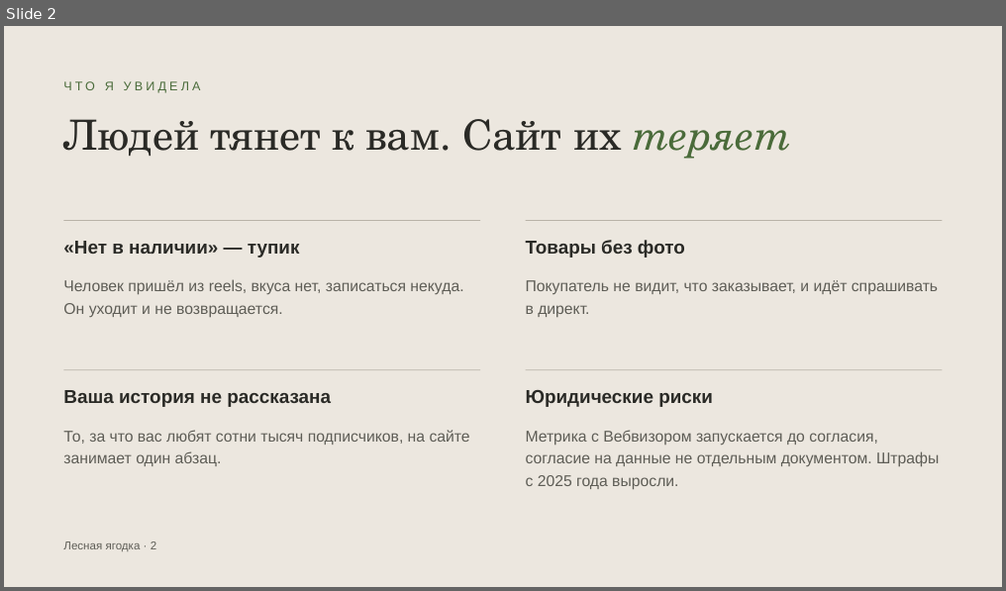
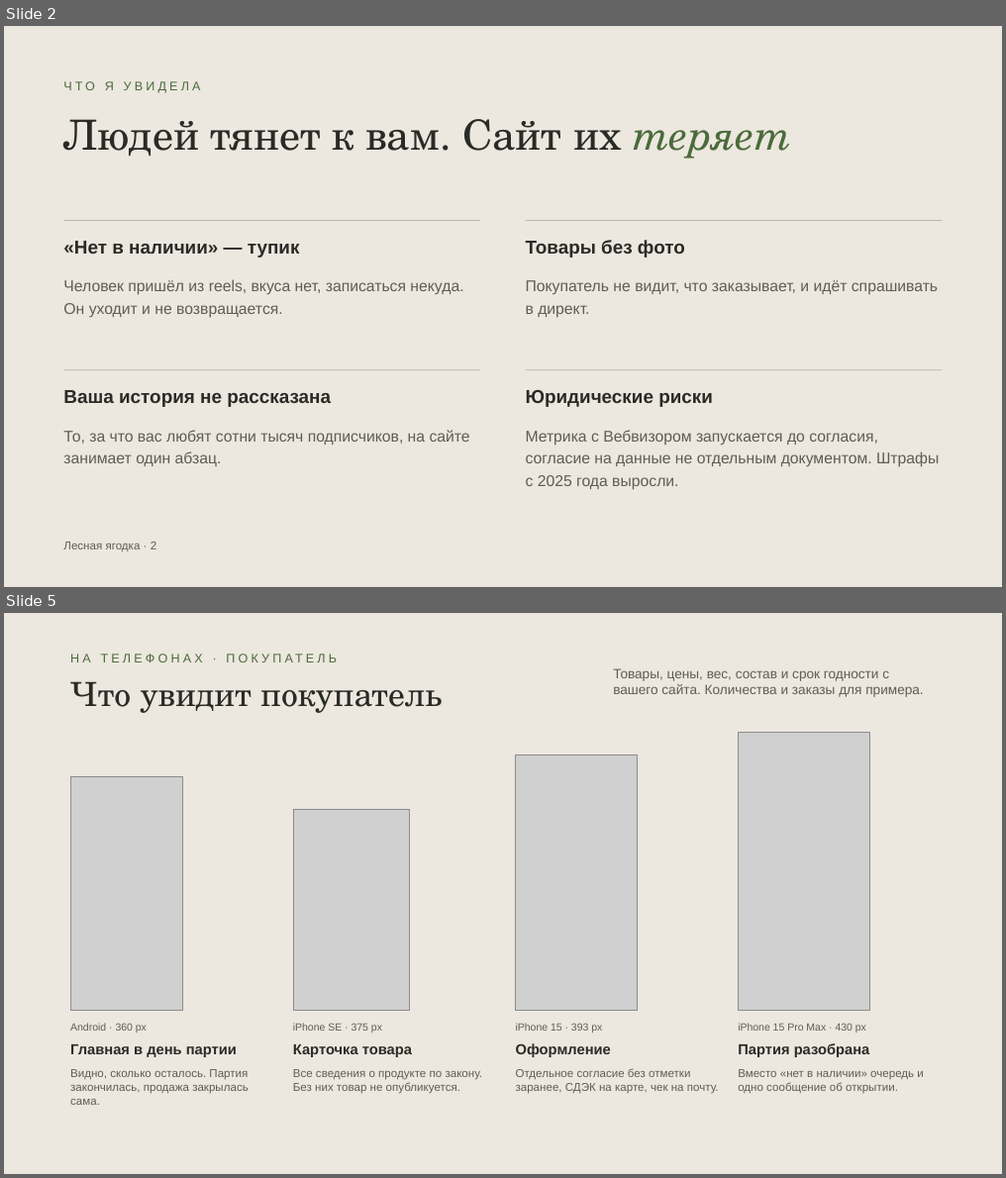
Before and after one commit to ellischment/svoya_ferma, a slide deck: docs/preview/lesnaya-yagodka-predlozhenie.pptx. Shown one above the other, each under a label of ours: slide 2 before the commit, slides 2 and 5 after it; the slides between them are not shown. The pictures are 1006x591 and 1006x1178 pixels, drawn with LibreOffice and Linux fonts; fonts in the diff are those of the drawing; grey boxes stand for pictures. Boxes give left, top, right and bottom in pixels: in the first picture for what was removed or moved away, otherwise in the second. Text is boxed around its words. In the diff, an @@ line names an element or a change of style, - is before the commit and + after.

```diff
--- a/docs/preview/lesnaya-yagodka-predlozhenie.pptx
+++ b/docs/preview/lesnaya-yagodka-predlozhenie.pptx
@@ slide 5 added at [4,613,1002,1174], background #ECE7DF @@
@@ text added at [70,651,539,671], 12 pt, text #4A6B3A @@
+НА ТЕЛЕФОНАХ · ПОКУПАТЕЛЬ
@@ text added at [613,668,923,697], 13 pt, text #5E5D56 @@
+Товары, цены, вес, состав и срок годности с вашего сайта. Количества и заказы для примера.
@@ text added at [70,681,442,713], 32 pt, text #2A2A26 @@
+Что увидит покупатель
@@ picture added at [515,756,637,1011] @@
@@ picture added at [739,733,870,1011] @@
@@ picture added at [70,777,182,1011] @@
@@ picture added at [293,809,409,1011] @@
@@ text added at [70,1023,147,1033], 10 pt, text #5E5D56 @@
+Android · 360 px
@@ text added at [293,1023,382,1033], 10 pt, text #5E5D56 @@
+iPhone SE · 375 px
@@ text added at [516,1023,602,1033], 10 pt, text #5E5D56 @@
+iPhone 15 · 393 px
@@ text added at [738,1023,866,1033], 10 pt, text #5E5D56 @@
+iPhone 15 Pro Max · 430 px
@@ text added at [70,1045,237,1058], 14 pt, text #2A2A26, bold @@
+Главная в день партии
@@ text added at [293,1045,412,1058], 14 pt, text #2A2A26, bold @@
+Карточка товара
@@ text added at [516,1044,611,1058], 14 pt, text #2A2A26, bold @@
+Оформление
@@ text added at [738,1044,870,1058], 14 pt, text #2A2A26, bold @@
+Партия разобрана
@@ text added at [70,1069,249,1105], 11 pt, text #5E5D56 @@
+Видно, сколько осталось. Партия закончилась, продажа закрылась сама.
@@ text added at [293,1069,483,1094], 11 pt, text #5E5D56 @@
+Все сведения о продукте по закону. Без них товар не опубликуется.
@@ text added at [516,1069,719,1094], 11 pt, text #5E5D56 @@
+Отдельное согласие без отметки заранее, СДЭК на карте, чек на почту.
@@ text added at [738,1069,923,1093], 11 pt, text #5E5D56 @@
+Вместо «нет в наличии» очередь и одно сообщение об открытии.
```
Also in this commit, not shown: 9 slides changed, 5 other slides added, 3 slides removed.
